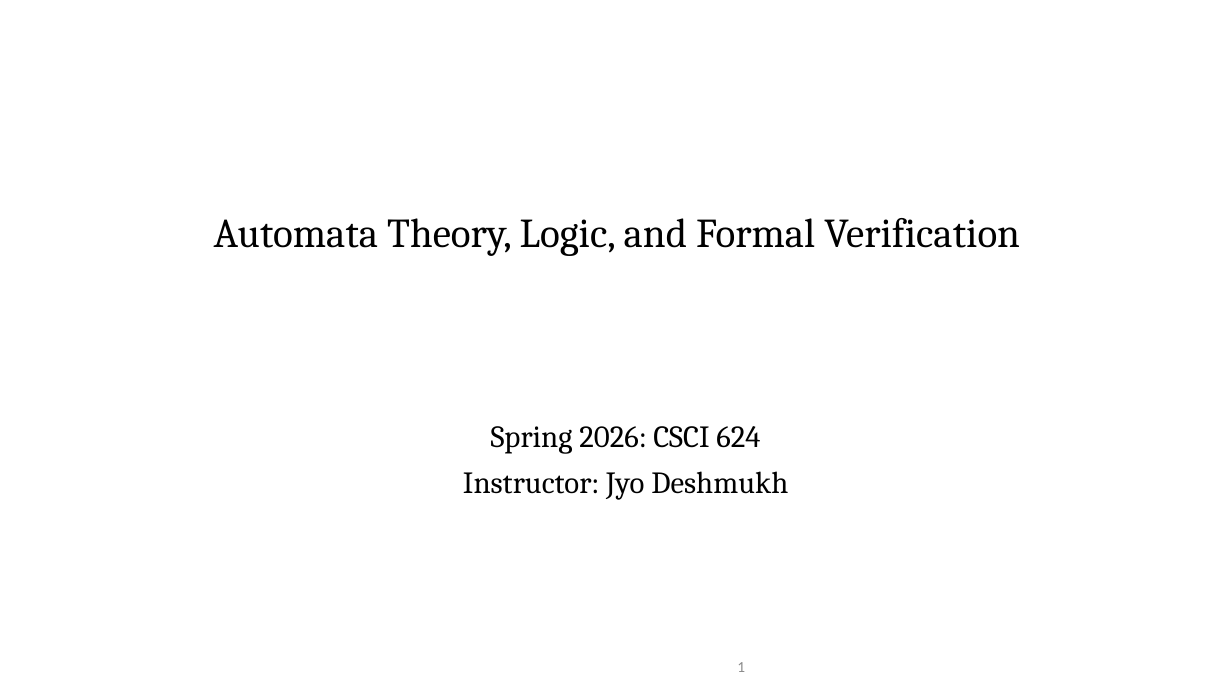
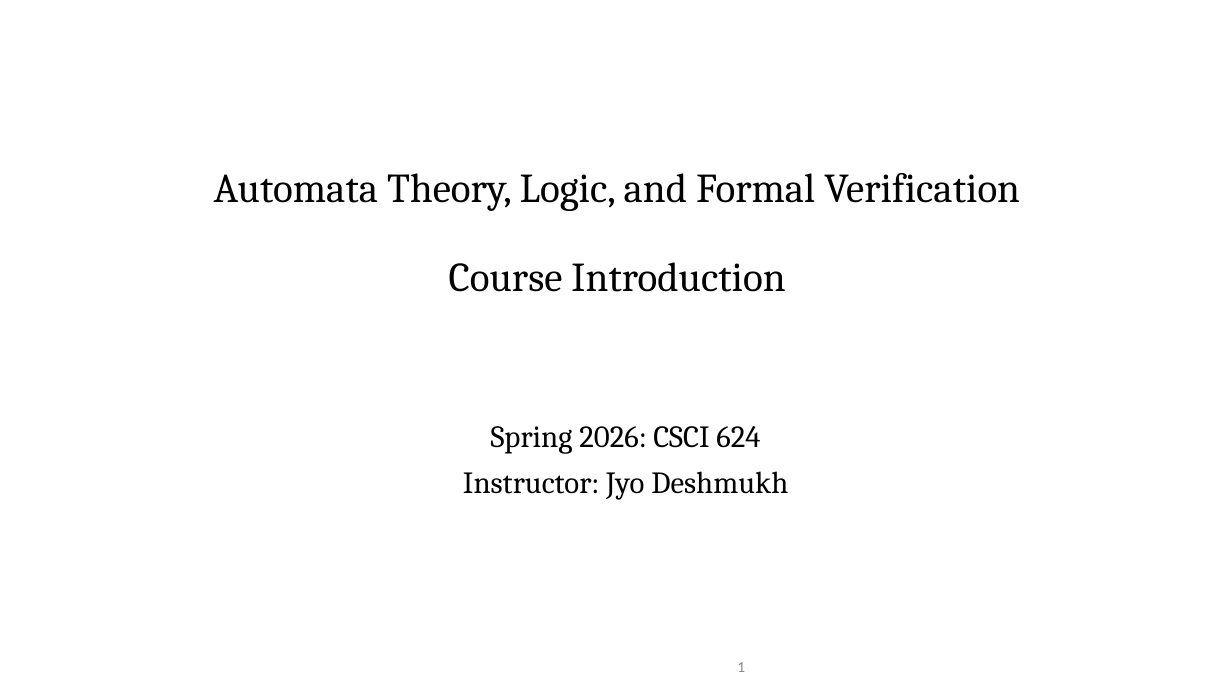
Before and after one commit to jdeshmukh/jdeshmukh.github.io, a slide deck: slide 1 of teaching/fvTheorySlides/Course-Intro.pptx. Drawn at 1232x693 pixels with LibreOffice and Linux fonts; fonts in the diff are those of the drawing; background and template pictures are left out. Boxes give left, top, right and bottom in pixels: in the first picture for what was removed or moved away, otherwise in the second. Text is boxed around its words. In the diff, an @@ line names an element or a change of style, - is before the commit and + after.

```diff
--- a/teaching/fvTheorySlides/Course-Intro.pptx
+++ b/teaching/fvTheorySlides/Course-Intro.pptx
@@ title at [214, 173, 1020, 292]: text changed @@
-Automata Theory, Logic, and Formal Verification
+Automata Theory, Logic, and Formal Verification
+Course Introduction
```
Also in this commit, not shown: 27 other files.
